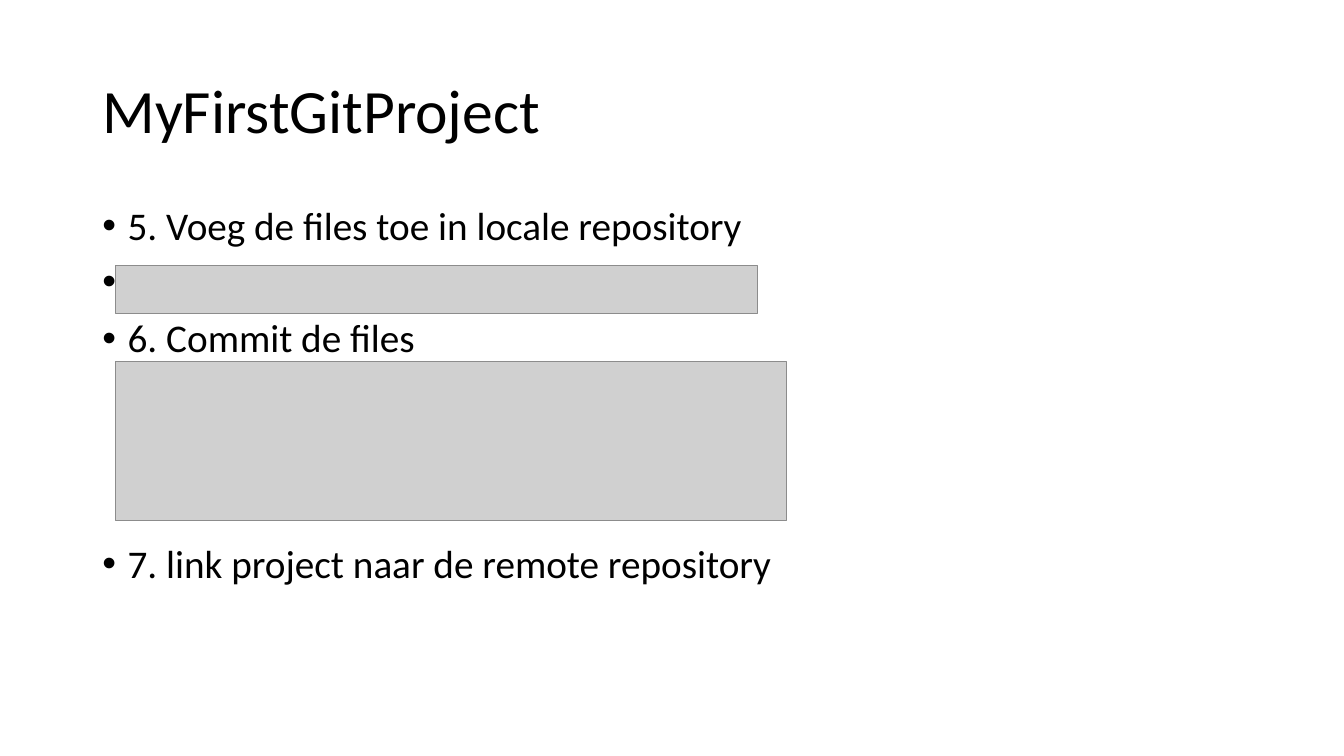
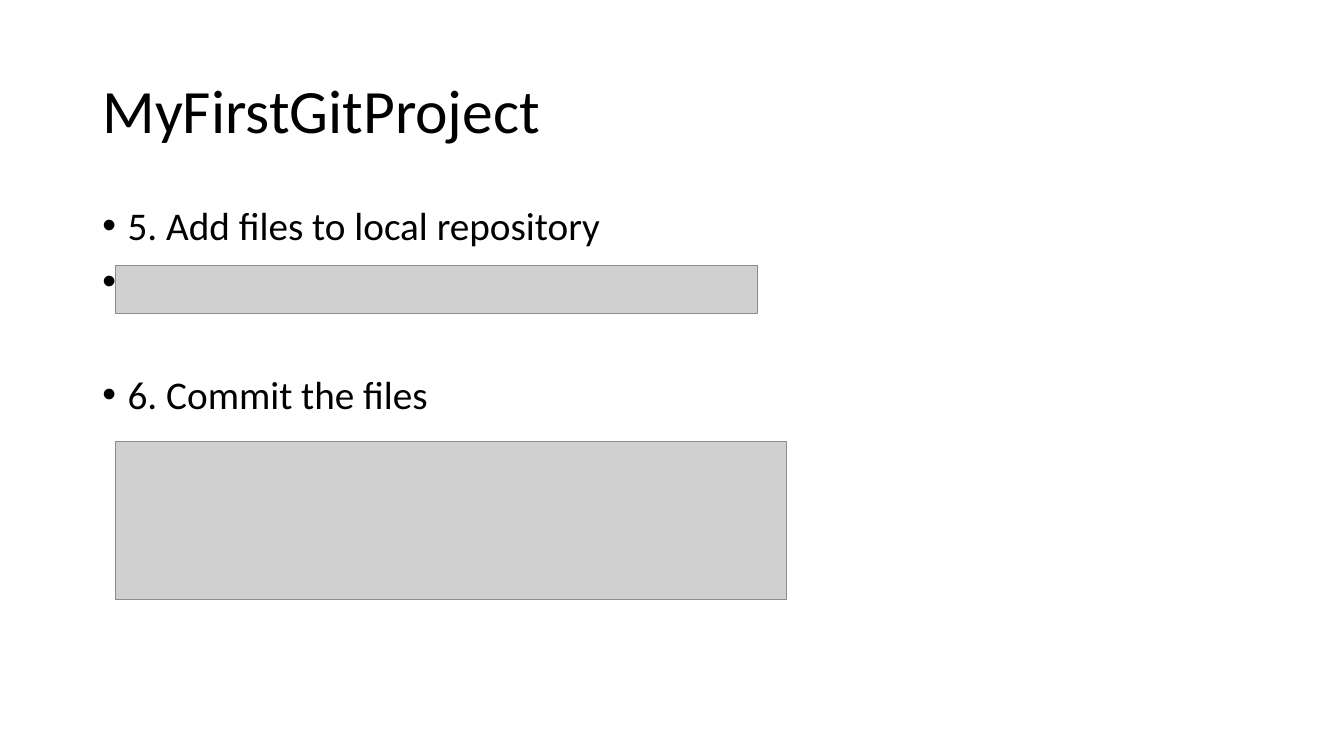
Before and after one commit to tomovermeers/MyFirstGitProject, a slide deck: slide 12 of GIT.pptx. Drawn at 1344x756 pixels with LibreOffice and Linux fonts; fonts in the diff are those of the drawing; grey boxes stand for pictures. Boxes give left, top, right and bottom in pixels: in the first picture for what was removed or moved away, otherwise in the second. Text is boxed around its words. In the diff, an @@ line names an element or a change of style, - is before the commit and + after.

```diff
--- a/GIT.pptx
+++ b/GIT.pptx
@@ text at <box>128,212,600,247</box>: text changed @@
-• 5. Voeg de files toe in locale repository
+• 5. Add files to local repository
@@ text at <box>128,381,427,410</box>: text changed @@
-• 6. Commit de files
-• 7. link project naar de remote repository
+• 6. Commit the files
@@ picture: place and size @@
-picture at <box>115,362,786,520</box>
+picture at <box>115,442,786,600</box>
```
Also in this commit, not shown: 10 other slides changed, 3 slides added, 1 other file.
